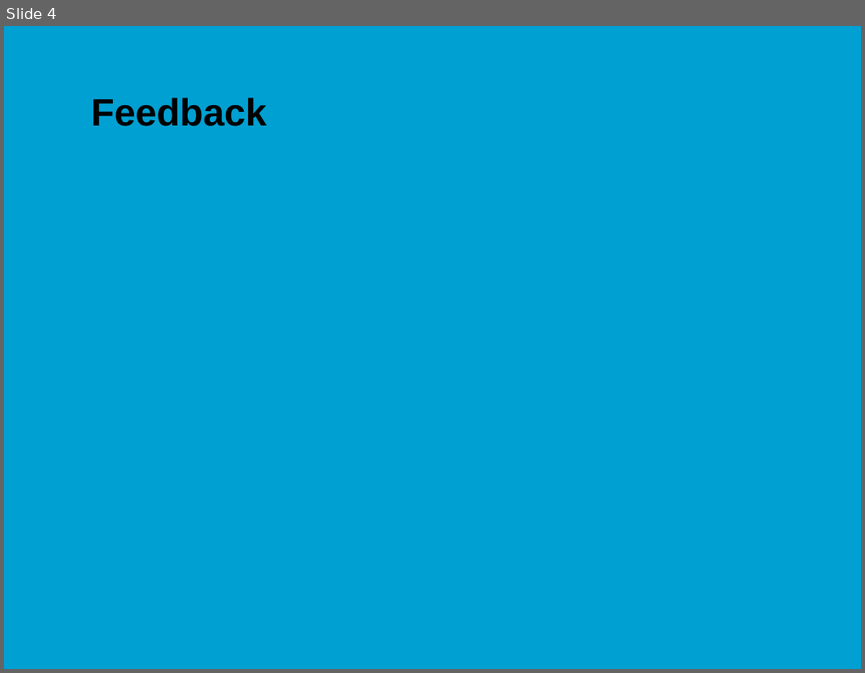
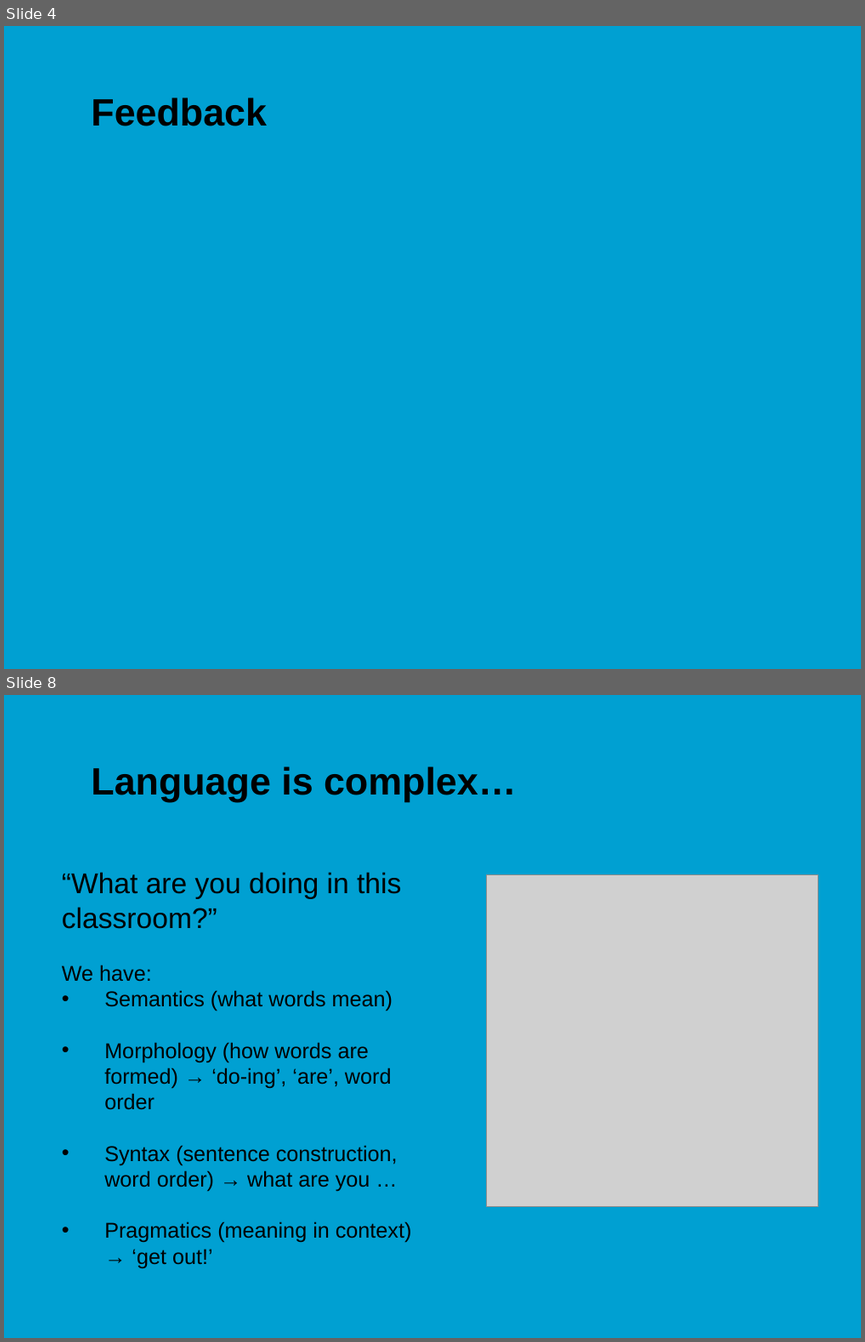
Before and after one commit to jonasmoons/data-driven-learning, a slide deck: slides/ddl-w8l1.pptx. Shown one above the other, each under a label of ours: slide 4 before the commit, slides 4 and 8 after it; the slides between them are not shown. The pictures are 865x673 and 865x1342 pixels, drawn with LibreOffice and Linux fonts; fonts in the diff are those of the drawing; grey boxes stand for pictures; background and template pictures are left out. Boxes give left, top, right and bottom in pixels: in the first picture for what was removed or moved away, otherwise in the second. Text is boxed around its words. In the diff, an @@ line names an element or a change of style, - is before the commit and + after.

```diff
--- a/slides/ddl-w8l1.pptx
+++ b/slides/ddl-w8l1.pptx
@@ slide 8 added at box(4, 695, 861, 1338), background picture (left out) @@
@@ title added at box(91, 766, 516, 801), 32 pt, text #000000, bold @@
+Language is complex…
@@ text added at box(62, 872, 412, 1268), 18 pt, text #000000 @@
+“What are you doing in this classroom?”
+We have:
+• Semantics (what words mean)
+• Morphology (how words are formed) → ‘do-ing’, ‘are’, word order
+• Syntax (sentence construction, word order) → what are you …
+• Pragmatics (meaning in context) → ‘get out!’
@@ picture added at box(487, 875, 818, 1207) @@
```
Also in this commit, not shown: 2 slides changed, 15 other slides added, 1 slide removed, 41 other files.
